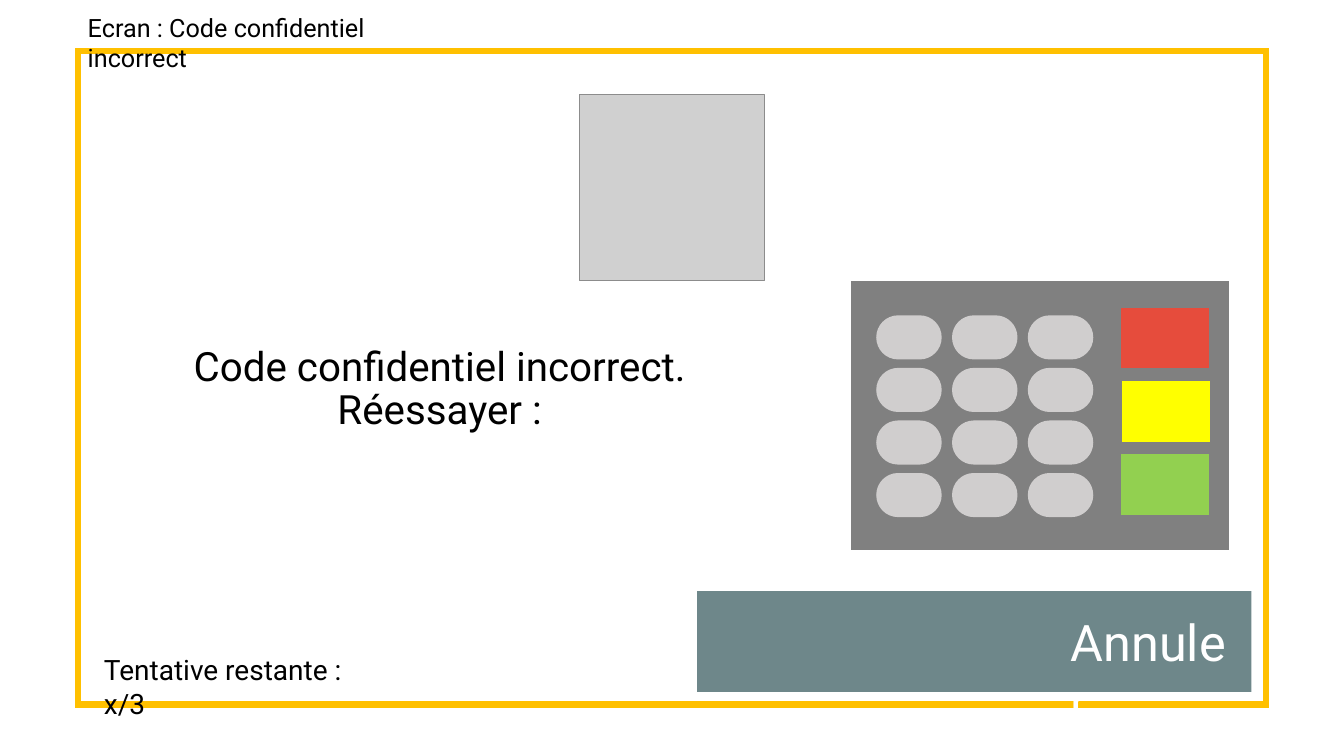
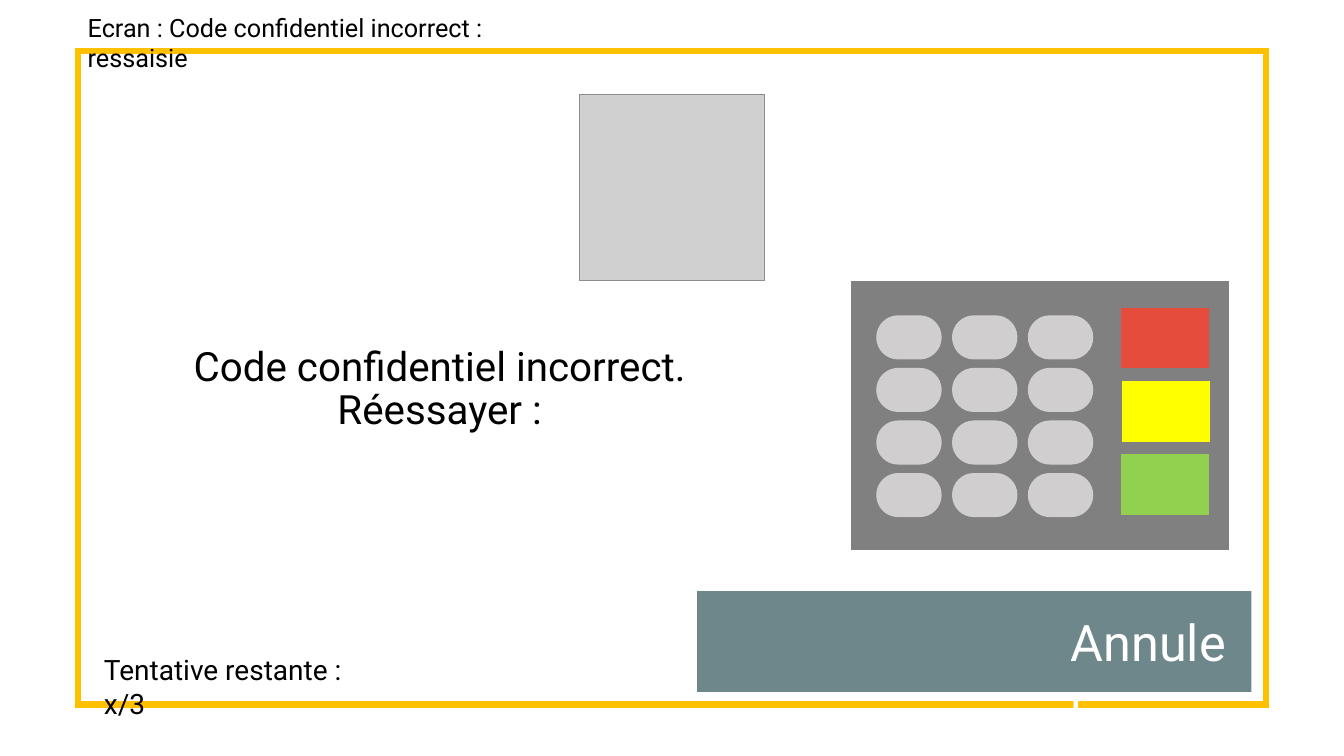
Before and after one commit to Whyuki/CDA_2005, a slide deck: slide 5 of FOAD_Unified_Process/GAB/maquettage_GAB_retirer de l'argent dont s'identifier.pptx. Drawn at 1344x756 pixels with LibreOffice and Linux fonts; fonts in the diff are those of the drawing; grey boxes stand for pictures. Boxes give left, top, right and bottom in pixels: in the first picture for what was removed or moved away, otherwise in the second. Text is boxed around its words. In the diff, an @@ line names an element or a change of style, - is before the commit and + after.

Commit message:
UP _ exo GAB rename écran code incorrect ressaisie

```diff
--- a/FOAD_Unified_Process/GAB/maquettage_GAB_retirer de l'argent dont s'identifier.pptx
+++ b/FOAD_Unified_Process/GAB/maquettage_GAB_retirer de l'argent dont s'identifier.pptx
@@ text at [88,18,470,68]: text changed @@
-Ecran : Code confidentiel incorrect
+Ecran : Code confidentiel incorrect : ressaisie
```
Also in this commit, not shown: 2 other files.
